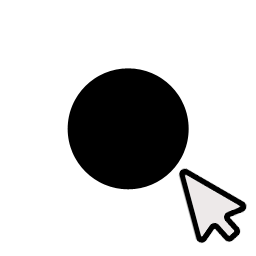
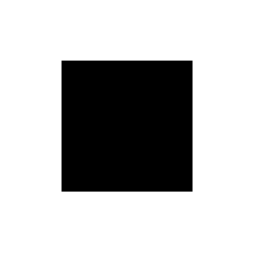
The second 256x256 image is a revision of the first. Changes to its layers:
hid "Particle Select 2" over bbox(178, 167, 247, 244)
hid "Particle Select 1" over bbox(67, 68, 189, 190)
added layer "Quad" above "Move Particle 1" over bbox(61, 60, 193, 192)
